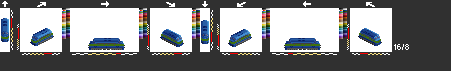
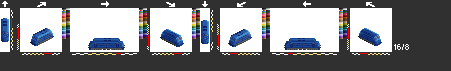
Layered file, before and after one edit (451 × 71). Changes by layer:
hid "nmbs2" over [1, 33, 381, 46]
